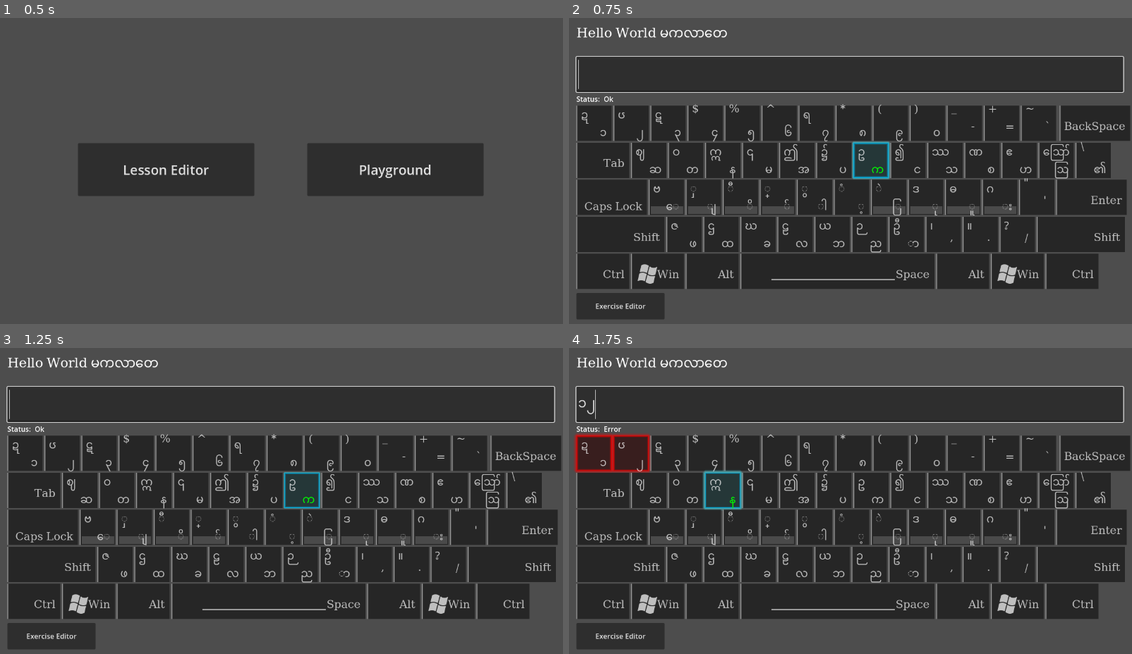
Above: before the commit, frames 1-4 (two rows, left to right).
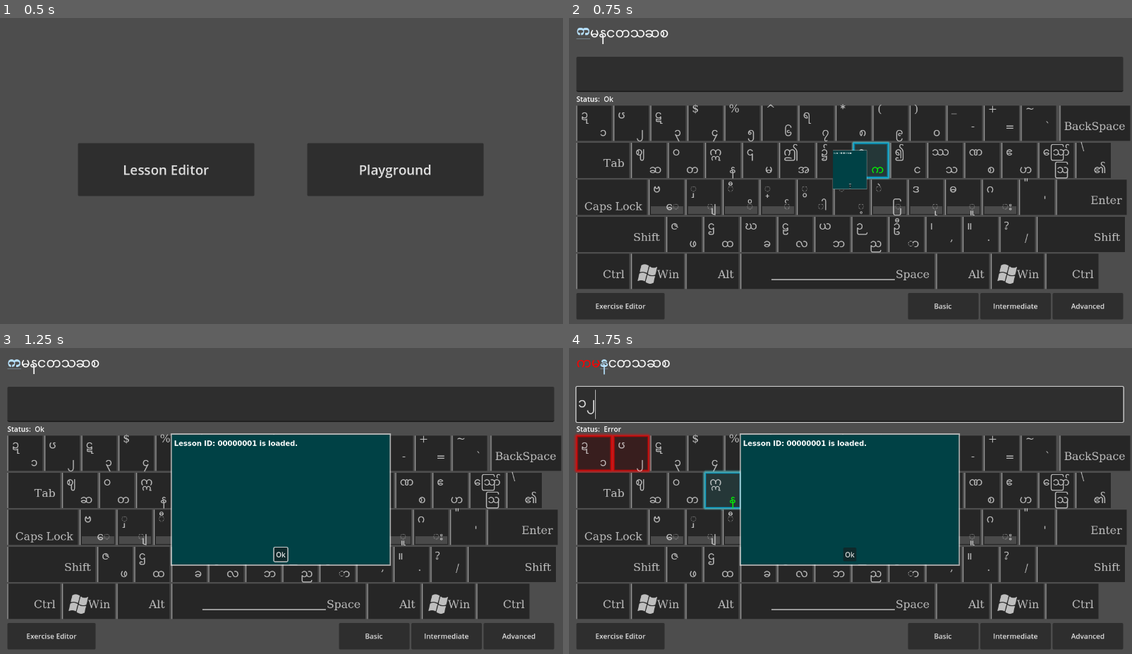
Above: after the commit, the same moments.

Repository: stmSi/Ultimate-Myanmar-Typing-Wizard
Game: Godot game, scene res://src/main.tscn
Same seed, same stepped clock (60 frames per second), same inputs: the game is played once before the commit and once after it.
Inputs (mouse positions are in pixels of both pictures, inside the frame that each line leads up to):
- Up to frame 1 (0.5 s): no input
- Up to frame 2 (0.75 s): click "Playground" at 0.5 s
- Up to frame 3 (1.25 s): no input
- Up to frame 4 (1.75 s): click (850, 403) at 1.27 s; type "12" at 1.35 s

Frame 1 is identical in both runs. In frame 2, 4.8% of the frame differs, in the area x 1-99%, y 3-99%; in frame 3, 21%; in frame 4, 20%.
Error before the commit: Invalid access to property or key 'exercise_loaded' on a base object of type 'Node (EventBus.gd)'. (res://src/FollowUpText.gd:14)

Commit message:
Rework: Loading lesson and exercise strategy

Diff:
--- a/Texts/Lessons/Intermediate/00000001.cfg
+++ b/Texts/Lessons/Intermediate/00000001.cfg
@@ -0,0 +1,3 @@
+[Exercise]
+
+texts=PackedStringArray("စားမလား", "ကစားမလား", "ကော်ဖီ သောက်မလား", "ကျေးဇူးတင်ပါသည်။ ဒါပေမယ့် ကော်ဖီ မကြိုက်ပါ။", "ဘာလာလုပ်သလဲ", "လသာသာ", "စားပြီးပြီလား", "မြန်မြန်လာ", "အထဲတွင် ဝင်ထိုင်ပါ", "ဝင်းလက်လင်းထိန်")
--- a/src/Autoload/EventBus.gd
+++ b/src/Autoload/EventBus.gd
@@ -6,7 +6,7 @@
 signal select_lesson(lesson: String) # should be lesson file path
 signal select_next_lesson()
 
-signal assign_text(text: String)
+signal exercise_loaded(text: String)
 signal correct_text(char_pos: int)
 
 signal finished_section()
@@ -16,3 +16,5 @@
 
 signal message_popup(msg: String)
 signal message_popup_closed()
+
+signal lesson_id_loaded(lesson_id: int)
--- a/src/MessagePopup/message_popup.tscn
+++ b/src/MessagePopup/message_popup.tscn
@@ -1,7 +1,7 @@
 [gd_scene load_steps=8 format=3 uid="uid://d3rkoaljyut67"]
 
 [ext_resource type="Script" path="res://src/MessagePopup/message_popup.gd" id="1_a15ho"]
-[ext_resource type="FontFile" uid="uid://chygow7my3v5g" path="res://Assets/Fonts/NotoSansMyanmar-Regular.ttf" id="2_5ixwa"]
+[ext_resource type="FontFile" uid="uid://bkjly6r2w700w" path="res://Assets/Fonts/NotoSerifMyanmar-Bold.ttf" id="2_6yr53"]
 
 [sub_resource type="Animation" id="Animation_5xlrx"]
 length = 0.001
@@ -165,9 +165,10 @@
 [node name="MessageLbl" type="Label" parent="MarginContainer/MarginContainer/VBoxContainer"]
 unique_name_in_owner = true
 layout_mode = 2
-size_flags_horizontal = 4
-theme_override_fonts/font = ExtResource("2_5ixwa")
+size_flags_vertical = 3
+theme_override_fonts/font = ExtResource("2_6yr53")
 text = "Message"
+autowrap_mode = 3
 
 [node name="OkBtn" type="Button" parent="MarginContainer/MarginContainer/VBoxContainer"]
 unique_name_in_owner = true
--- a/src/Playground/Playground.gd
+++ b/src/Playground/Playground.gd
@@ -5,53 +5,76 @@
 @onready var line_edit: LineEdit = %LineEdit
 @onready var status: Label = %Status
 
-var current_text = ''
+var current_exercise_text = ''
 
 var _eng_to_mm_converted = false
 
+var lesson_ids = []
+var lesson_idx = 0
 
-var lesson_ids = []
 var exercises = []
+var exercise_idx = 0
+
+
+var difficulty = 'basic'
 
 func _ready():
 	EventBus.finished_section.connect(self._load_exercise)
 	EventBus.finished_all_sections.connect(self._finished_all_sections)
 
-	_start_exercise()
+	_start_lesson()
 
-func _start_exercise():
-	var files = LessonAccess.get_lesson_files('basic')
+func _start_lesson():
+	lesson_ids = []
+	exercises = []
+	lesson_idx = 0
+	exercise_idx = 0
+
+	var files: PackedStringArray = LessonAccess.get_lesson_files(difficulty)
+	if files.size() == 0:
+		EventBus.message_popup.emit(
+			"Error: difficulty '" \
+			+ difficulty.capitalize() \
+			+ "' is has no lessons. \r\n" + \
+			"Use Exercise Editor to create Lessons and Exercises."
+		)
+		return
 	files.sort()
 	for f in files:
 		lesson_ids.push_back(f.get_basename().get_file())
-
-	exercises = LessonAccess.get_exercise_lines(int(lesson_ids[0]), 'basic')
-	lesson_ids.pop_front()
 	_load_exercise()
 
 func _load_exercise():
-	if exercises.size() == 0:
-		if lesson_ids.size() == 0:
+	if exercises.size() == exercise_idx:
+		if lesson_ids.size() == lesson_idx:
 			EventBus.finished_all_sections.emit()
 			return
 		else:
-			exercises = LessonAccess.get_exercise_lines(int(lesson_ids[0]), 'basic')
-			lesson_ids.pop_front()
-			if exercises.size() == 0:
-				_load_exercise() # keep loading lessons one by one until there is exercise
+			exercises = LessonAccess.get_exercise_lines(int(lesson_ids[lesson_idx]), difficulty)
+			EventBus.message_popup.emit("Lesson ID: " + lesson_ids[lesson_idx] + " is loaded.")
+			lesson_idx += 1
+
+			EventBus.lesson_id_loaded.emit(int(lesson_ids[lesson_idx]))
+
+
+			if exercises.size() == exercise_idx:
+				# keep loading lessons one by one until there is exercise
+				# otherwise restart with `EventBus.finished_all_sections.emit()`
+				_load_exercise()
 				return
 
 
-	current_text = exercises[0]
-	exercises.remove_at(0)
-	EventBus.assign_text.emit(current_text)
-	EventBus.current_char_changed.emit(current_text[0])
+	current_exercise_text = exercises[exercise_idx]
+	exercise_idx += 1
+
+	EventBus.exercise_loaded.emit(current_exercise_text)
+	EventBus.current_char_changed.emit(current_exercise_text[0])
 
 
 func _finished_all_sections():
 #	$RestartDialog.show()
 	EventBus.message_popup.emit("All Lessons learned. Restarting...")
-	_start_exercise()
+	_start_lesson()
 
 
 func _on_text_edit_text_changed(_t: String) -> void:
@@ -63,18 +86,36 @@
 	_eng_to_mm_converted = false
 
 	##### Status Update #####
-	if current_text.begins_with(line_edit.text):
+	if current_exercise_text.begins_with(line_edit.text):
 		status.text = "OK"
 	else:
 		status.text = "Error"
 
 	###### Update Next Char ######
 	var l = len(line_edit.text)
-	if l < len(current_text):
-		EventBus.current_char_changed.emit(current_text[l])
+	if l < len(current_exercise_text):
+		EventBus.current_char_changed.emit(current_exercise_text[l])
 
 	EventBus.written_string_changed.emit(line_edit.text)
 
 	###### Determine Finish Section #########
-	if current_text != '' and current_text == line_edit.text:
+	if current_exercise_text != '' and current_exercise_text == line_edit.text:
 		EventBus.finished_section.emit()
+
+
+func _on_basic_btn_pressed() -> void:
+	difficulty = 'basic'
+	_start_lesson()
+	pass # Replace with function body.
+
+
+func _on_intermediate_btn_pressed() -> void:
+	difficulty = 'intermediate'
+	_start_lesson()
+	pass # Replace with function body.
+
+
+func _on_advanced_btn_pressed() -> void:
+	difficulty = 'advanced'
+	_start_lesson()
+	pass # Replace with function body.
--- a/src/Playground/Playground.tscn
+++ b/src/Playground/Playground.tscn
@@ -46,6 +46,7 @@
 
 [node name="FollowUpTextPopup" parent="." instance=ExtResource("6_vw22j")]
 visible = false
+z_index = 1
 layout_mode = 1
 offset_left = 1061.0
 offset_top = -1.0
@@ -116,15 +117,40 @@
 size_flags_horizontal = 1
 size_flags_vertical = 3
 
-[node name="ExerciseEditorBtn" type="Button" parent="MarginContainer/VBoxContainer"]
+[node name="HBoxContainer2" type="HBoxContainer" parent="MarginContainer/VBoxContainer"]
+layout_mode = 2
+
+[node name="ExerciseEditorBtn" type="Button" parent="MarginContainer/VBoxContainer/HBoxContainer2"]
 custom_minimum_size = Vector2(200, 60)
 layout_mode = 2
 size_flags_horizontal = 0
 text = "Exercise Editor"
 script = SubResource("GDScript_r5ri8")
 
+[node name="HBoxContainer" type="HBoxContainer" parent="MarginContainer/VBoxContainer/HBoxContainer2"]
+layout_mode = 2
+size_flags_horizontal = 10
+
+[node name="BasicBtn" type="Button" parent="MarginContainer/VBoxContainer/HBoxContainer2/HBoxContainer"]
+custom_minimum_size = Vector2(160, 0)
+layout_mode = 2
+text = "Basic"
+
+[node name="IntermediateBtn" type="Button" parent="MarginContainer/VBoxContainer/HBoxContainer2/HBoxContainer"]
+custom_minimum_size = Vector2(160, 0)
+layout_mode = 2
+text = "Intermediate"
+
+[node name="AdvancedBtn" type="Button" parent="MarginContainer/VBoxContainer/HBoxContainer2/HBoxContainer"]
+custom_minimum_size = Vector2(160, 0)
+layout_mode = 2
+text = "Advanced"
+
 [node name="MessagePopup" parent="." instance=ExtResource("7_gemiv")]
 layout_mode = 1
 
 [connection signal="text_changed" from="MarginContainer/VBoxContainer/LineEdit" to="." method="_on_text_edit_text_changed"]
-[connection signal="pressed" from="MarginContainer/VBoxContainer/ExerciseEditorBtn" to="MarginContainer/VBoxContainer/ExerciseEditorBtn" method="_on_pressed"]
+[connection signal="pressed" from="MarginContainer/VBoxContainer/HBoxContainer2/ExerciseEditorBtn" to="MarginContainer/VBoxContainer/HBoxContainer2/ExerciseEditorBtn" method="_on_pressed"]
+[connection signal="pressed" from="MarginContainer/VBoxContainer/HBoxContainer2/HBoxContainer/BasicBtn" to="." method="_on_basic_btn_pressed"]
+[connection signal="pressed" from="MarginContainer/VBoxContainer/HBoxContainer2/HBoxContainer/IntermediateBtn" to="." method="_on_intermediate_btn_pressed"]
+[connection signal="pressed" from="MarginContainer/VBoxContainer/HBoxContainer2/HBoxContainer/AdvancedBtn" to="." method="_on_advanced_btn_pressed"]
